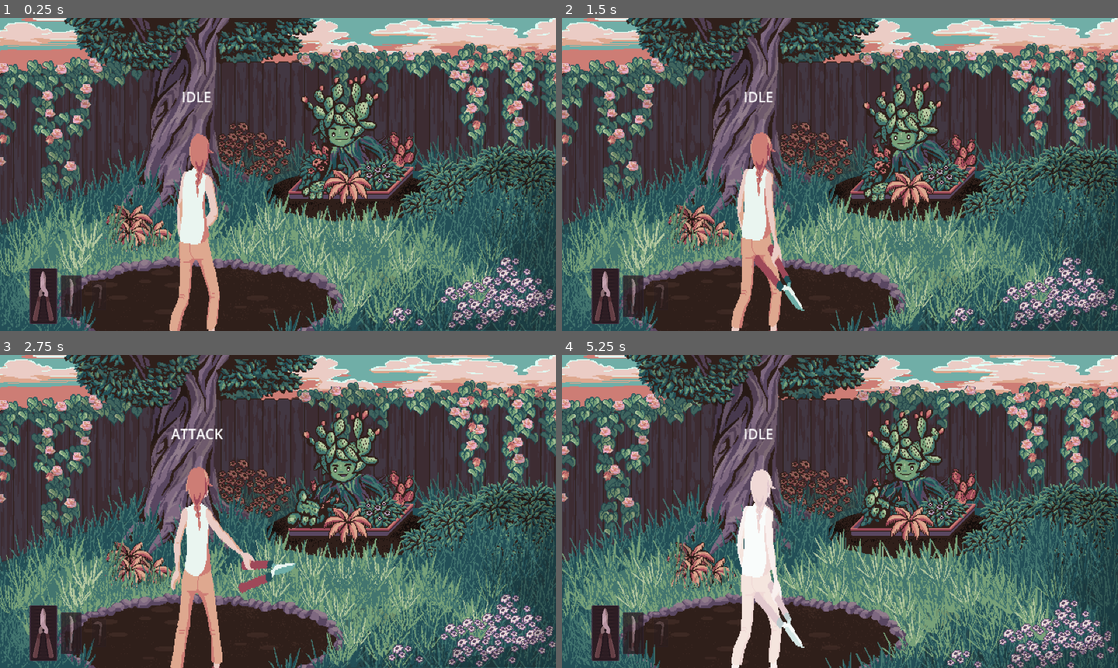
Above: before the commit, frames 1-4 (two rows, left to right).
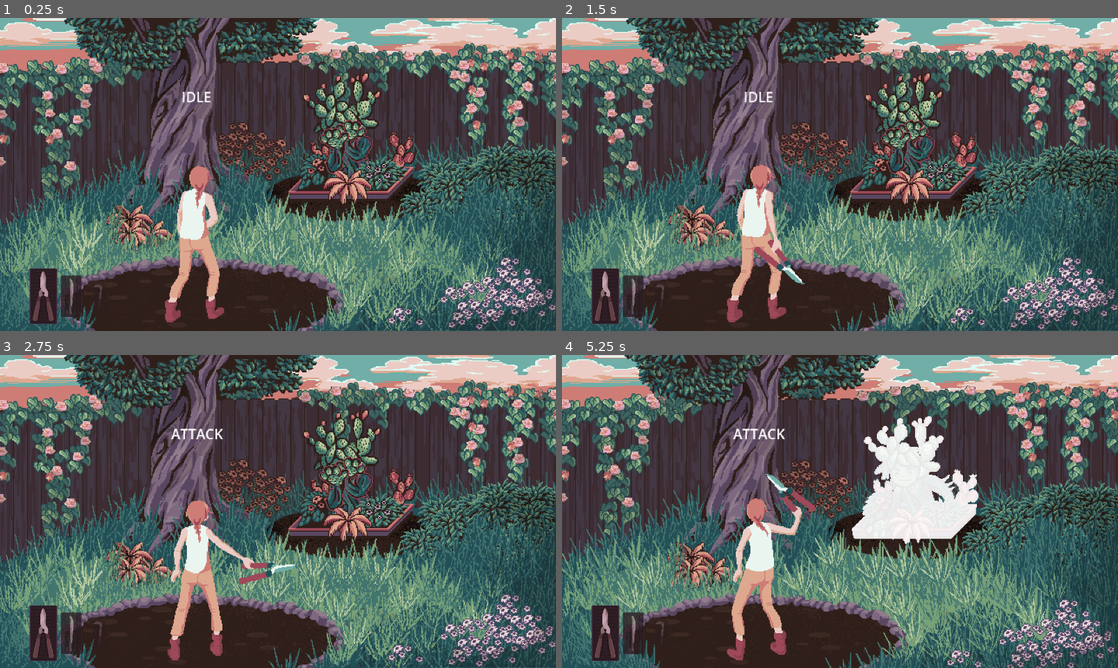
Above: after the commit, the same moments.

Repository: SrPatto/GameName-game
Game: Godot game, scene res://scenes/debug.tscn
Same seed, same stepped clock (60 frames per second), same inputs: the game is played once before the commit and once after it.
Inputs (mouse positions are in pixels of both pictures, inside the frame that each line leads up to):
- Up to frame 1 (0.25 s): no input
- Up to frame 2 (1.5 s): move the mouse to (962, 158) at 0.52 s; hold Right mouse button (block) 0.53-1.28 s; click (962, 158) at 0.6 s; move the mouse to (728, 190) at 1.27 s; right-click (728, 190) at 1.35 s
- Up to frame 3 (2.75 s): click (166, 527) at 1.55 s; move the mouse to (333, 442) at 2.02 s; hold Right mouse button (block) from 2.03 s (still down); click (333, 442) at 2.1 s
- Up to frame 4 (5.25 s): move the mouse to (812, 574) at 2.77 s; release Right mouse button (block) at 2.78 s; right-click (812, 574) at 2.85 s; click (812, 574) at 3.05 s; move the mouse to (1006, 558) at 3.52 s; hold Right mouse button (block) 3.53-4.28 s; click (1006, 558) at 3.6 s; move the mouse to (673, 464) at 4.27 s; right-click (673, 464) at 4.35 s; click (673, 464) at 4.55 s; move the mouse to (867, 511) at 5.02 s; hold Right mouse button (block) from 5.03 s (still down); click (867, 511) at 5.1 s

The runs differ from the first frame. In frame 1, 4.3% of the frame differs, in the area x 29-71%, y 17-100%; in frame 2, 6.6%; in frame 3, 5.2%; in frame 4, 9.8%, in the area x 29-75%, y 17-100%.

Commit message:
Add fight manager, win screen

Diff:
--- a/project.godot
+++ b/project.godot
@@ -23,6 +23,7 @@
 
 window/size/viewport_width=1280
 window/size/viewport_height=720
+window/stretch/mode="viewport"
 
 [input]
 
--- a/scenes/debug.tscn
+++ b/scenes/debug.tscn
@@ -5,6 +5,7 @@
 [ext_resource type="PackedScene" uid="uid://dgn7xfiwb47md" path="res://scenes/enemy.tscn" id="2_4pmxj"]
 [ext_resource type="Texture2D" uid="uid://bih6xcgsyv5n1" path="res://assets/level/SS_escenario.png" id="2_hqhvd"]
 [ext_resource type="Texture2D" uid="uid://iysnuyyfjovt" path="res://assets/level/escenario.png" id="3_3vd64"]
+[ext_resource type="PackedScene" uid="uid://ptbqwmn21gqb" path="res://scenes/managers/fight_manager.tscn" id="6_j2wbo"]
 
 [sub_resource type="AtlasTexture" id="AtlasTexture_kayp2"]
 atlas = ExtResource("2_hqhvd")
@@ -53,13 +54,14 @@
 
 [node name="Enemy" parent="." unique_id=2027346477 instance=ExtResource("2_4pmxj")]
 position = Vector2(80, -40)
+max_health = 20
 list_of_attacks = {
 "basic_attack": false,
-"basic_block": false,
+"basic_block": true,
 "saliva_spit": false,
 "strong_attack": false,
 "thornmail": false,
-"thorns_throw": true,
+"thorns_throw": false,
 "tuna_throw": false
 }
 
@@ -74,3 +76,7 @@
 z_index = -2
 texture = ExtResource("3_3vd64")
 metadata/_edit_lock_ = true
+
+[node name="FightManager" parent="." unique_id=1699300463 node_paths=PackedStringArray("enemy", "player") instance=ExtResource("6_j2wbo")]
+enemy = NodePath("../Enemy")
+player = NodePath("../player")
--- /dev/null
+++ b/scenes/game_scene.tscn
@@ -0,0 +1,21 @@
+[gd_scene format=3 uid="uid://d3fx174fhv7j2"]
+
+[ext_resource type="PackedScene" uid="uid://cu4dax3quxxsy" path="res://scenes/debug.tscn" id="1_w5aja"]
+
+[node name="game_scene" type="Node2D" unique_id=1038707665]
+
+[node name="SubViewportContainer" type="SubViewportContainer" parent="." unique_id=304579808]
+anchors_preset = 15
+anchor_right = 1.0
+anchor_bottom = 1.0
+offset_right = 640.0
+offset_bottom = 360.0
+grow_horizontal = 2
+grow_vertical = 2
+
+[node name="SubViewport" type="SubViewport" parent="SubViewportContainer" unique_id=1829208276]
+handle_input_locally = false
+size = Vector2i(640, 360)
+render_target_update_mode = 4
+
+[node name="Debug" parent="SubViewportContainer/SubViewport" unique_id=1610004360 instance=ExtResource("1_w5aja")]
--- /dev/null
+++ b/scenes/gui/screens/win_screen.tscn
@@ -0,0 +1,142 @@
+[gd_scene format=3 uid="uid://dronycikm18yf"]
+
+[ext_resource type="Script" uid="uid://dfyfawxyat3bm" path="res://scripts/gui/screens/win_screen.gd" id="1_hns8r"]
+
+[node name="WinScreen" type="Control" unique_id=1424609186]
+layout_mode = 3
+anchors_preset = 15
+anchor_right = 1.0
+anchor_bottom = 1.0
+grow_horizontal = 2
+grow_vertical = 2
+script = ExtResource("1_hns8r")
+
+[node name="CanvasLayer" type="CanvasLayer" parent="." unique_id=692279283]
+
+[node name="Panel" type="Panel" parent="CanvasLayer" unique_id=1129179995]
+custom_minimum_size = Vector2(1024, 592)
+anchors_preset = 8
+anchor_left = 0.5
+anchor_top = 0.5
+anchor_right = 0.5
+anchor_bottom = 0.5
+offset_left = -512.0
+offset_top = -296.0
+offset_right = 512.0
+offset_bottom = 296.0
+grow_horizontal = 2
+grow_vertical = 2
+
+[node name="mainContainer" type="VBoxContainer" parent="CanvasLayer/Panel" unique_id=33441875]
+custom_minimum_size = Vector2(896, 528)
+layout_mode = 1
+anchors_preset = 8
+anchor_left = 0.5
+anchor_top = 0.5
+anchor_right = 0.5
+anchor_bottom = 0.5
+offset_left = -448.0
+offset_top = -264.0
+offset_right = 448.0
+offset_bottom = 264.0
+grow_horizontal = 2
+grow_vertical = 2
+theme_override_constants/separation = 32
+
+[node name="titleLabel" type="Label" parent="CanvasLayer/Panel/mainContainer" unique_id=1083132876]
+layout_mode = 2
+theme_override_font_sizes/font_size = 64
+text = "VICTORY"
+horizontal_alignment = 1
+uppercase = true
+
+[node name="textLabel" type="Label" parent="CanvasLayer/Panel/mainContainer" unique_id=1447825394]
+layout_mode = 2
+theme_override_font_sizes/font_size = 32
+text = "Looks like he is done fighting for now..."
+horizontal_alignment = 1
+
+[node name="ScoreContainer" type="HBoxContainer" parent="CanvasLayer/Panel/mainContainer" unique_id=1140291069]
+layout_mode = 2
+theme_override_constants/separation = 128
+alignment = 1
+
+[node name="labelsContainer" type="VBoxContainer" parent="CanvasLayer/Panel/mainContainer/ScoreContainer" unique_id=84653404]
+layout_mode = 2
+size_flags_horizontal = 3
+
+[node name="timeLabel" type="Label" parent="CanvasLayer/Panel/mainContainer/ScoreContainer/labelsContainer" unique_id=1467101239]
+layout_mode = 2
+theme_override_font_sizes/font_size = 32
+text = "TIME"
+horizontal_alignment = 2
+vertical_alignment = 1
+
+[node name="healthLabel" type="Label" parent="CanvasLayer/Panel/mainContainer/ScoreContainer/labelsContainer" unique_id=746303687]
+layout_mode = 2
+theme_override_font_sizes/font_size = 32
+text = "HEALTH"
+horizontal_alignment = 2
+vertical_alignment = 1
+
+[node name="finalScoreLabel" type="Label" parent="CanvasLayer/Panel/mainContainer/ScoreContainer/labelsContainer" unique_id=1633704880]
+layout_mode = 2
+theme_override_font_sizes/font_size = 32
+text = "FINAL SCORE"
+horizontal_alignment = 2
+vertical_alignment = 1
+
+[node name="scoresContainer" type="VBoxContainer" parent="CanvasLayer/Panel/mainContainer/ScoreContainer" unique_id=452833130]
+layout_mode = 2
+size_flags_horizontal = 2
+
+[node name="time_scoreLabel" type="Label" parent="CanvasLayer/Panel/mainContainer/ScoreContainer/scoresContainer" unique_id=1308973900]
+unique_name_in_owner = true
+layout_mode = 2
+theme_override_font_sizes/font_size = 32
+text = "00:00"
+horizontal_alignment = 1
+vertical_alignment = 1
+
+[node name="health_scoreLabel" type="Label" parent="CanvasLayer/Panel/mainContainer/ScoreContainer/scoresContainer" unique_id=1055790886]
+unique_name_in_owner = true
+layout_mode = 2
+theme_override_font_sizes/font_size = 32
+text = "0/0"
+horizontal_alignment = 1
+vertical_alignment = 1
+
+[node name="finalScore_scoreLabel" type="Label" parent="CanvasLayer/Panel/mainContainer/ScoreContainer/scoresContainer" unique_id=1053131577]
+unique_name_in_owner = true
+layout_mode = 2
+theme_override_font_sizes/font_size = 32
+text = "0000"
+horizontal_alignment = 1
+vertical_alignment = 1
+
+[node name="FinalScoreStyleLabel" type="Label" parent="CanvasLayer/Panel/mainContainer" unique_id=2019669225]
+unique_name_in_owner = true
+layout_mode = 2
+theme_override_font_sizes/font_size = 48
+text = "D"
+horizontal_alignment = 1
+
+[node name="buttonsContainer" type="HBoxContainer" parent="CanvasLayer/Panel/mainContainer" unique_id=497580333]
+layout_mode = 2
+theme_override_constants/separation = 256
+alignment = 1
+
+[node name="backMenuButton" type="Button" parent="CanvasLayer/Panel/mainContainer/buttonsContainer" unique_id=238958356]
+unique_name_in_owner = true
+custom_minimum_size = Vector2(256, 64)
+layout_mode = 2
+text = "Back to Main Menu"
+
+[node name="shopButton" type="Button" parent="CanvasLayer/Panel/mainContainer/buttonsContainer" unique_id=769607334]
+unique_name_in_owner = true
+custom_minimum_size = Vector2(256, 64)
+layout_mode = 2
+text = "Back to Main Menu"
+
+[connection signal="pressed" from="CanvasLayer/Panel/mainContainer/buttonsContainer/backMenuButton" to="." method="_on_back_menu_button_pressed"]
+[connection signal="pressed" from="CanvasLayer/Panel/mainContainer/buttonsContainer/shopButton" to="." method="_on_shop_button_pressed"]
--- a/scenes/gui/transition_controller.tscn
+++ b/scenes/gui/transition_controller.tscn
@@ -28,7 +28,7 @@
 shader_parameter/shape_feather = 0.1
 shader_parameter/sectors = 1
 shader_parameter/clock_feather = 0.0
-shader_parameter/progress = 0.0
+shader_parameter/progress = 1.0
 shader_parameter/progress_bias = Vector2(0, 0)
 
 [sub_resource type="Animation" id="Animation_xsqug"]
@@ -37,7 +37,7 @@
 tracks/0/type = "value"
 tracks/0/imported = false
 tracks/0/enabled = true
-tracks/0/path = NodePath("ColorRect:material:shader_parameter/progress")
+tracks/0/path = NodePath("CanvasLayer/ColorRect:material:shader_parameter/progress")
 tracks/0/interp = 1
 tracks/0/loop_wrap = true
 tracks/0/keys = {
@@ -53,7 +53,7 @@
 tracks/0/type = "value"
 tracks/0/imported = false
 tracks/0/enabled = true
-tracks/0/path = NodePath("ColorRect:material:shader_parameter/progress")
+tracks/0/path = NodePath("CanvasLayer/ColorRect:material:shader_parameter/progress")
 tracks/0/interp = 1
 tracks/0/loop_wrap = true
 tracks/0/keys = {
@@ -68,14 +68,14 @@
 tracks/0/type = "value"
 tracks/0/imported = false
 tracks/0/enabled = true
-tracks/0/path = NodePath("ColorRect:material:shader_parameter/progress")
+tracks/0/path = NodePath("CanvasLayer/ColorRect:material:shader_parameter/progress")
 tracks/0/interp = 1
 tracks/0/loop_wrap = true
 tracks/0/keys = {
 "times": PackedFloat32Array(0),
 "transitions": PackedFloat32Array(1),
 "update": 0,
-"values": [0.0]
+"values": [1.0]
 }
 
 [sub_resource type="AnimationLibrary" id="AnimationLibrary_0pk78"]
@@ -94,17 +94,21 @@
 grow_vertical = 2
 mouse_filter = 2
 script = ExtResource("1_shvf3")
-background = NodePath("ColorRect")
-animation_player = NodePath("AnimationPlayer")
+background = NodePath("CanvasLayer/ColorRect")
+animation_player = NodePath("CanvasLayer/AnimationPlayer")
 
-[node name="ColorRect" type="ColorRect" parent="." unique_id=1099516324]
+[node name="CanvasLayer" type="CanvasLayer" parent="." unique_id=1286816206]
+layer = 4
+
+[node name="ColorRect" type="ColorRect" parent="CanvasLayer" unique_id=1099516324]
 material = SubResource("ShaderMaterial_shvf3")
-layout_mode = 1
 anchors_preset = 15
 anchor_right = 1.0
 anchor_bottom = 1.0
 grow_horizontal = 2
 grow_vertical = 2
+mouse_filter = 2
 
-[node name="AnimationPlayer" type="AnimationPlayer" parent="." unique_id=770885856]
+[node name="AnimationPlayer" type="AnimationPlayer" parent="CanvasLayer" unique_id=770885856]
+root_node = NodePath("../..")
 libraries/ = SubResource("AnimationLibrary_0pk78")
--- /dev/null
+++ b/scenes/managers/fight_manager.tscn
@@ -0,0 +1,6 @@
+[gd_scene format=3 uid="uid://ptbqwmn21gqb"]
+
+[ext_resource type="Script" uid="uid://cgsua3rhjhdvm" path="res://scripts/managers/fight_manager.gd" id="1_l385i"]
+
+[node name="FightManager" type="Node" unique_id=1699300463]
+script = ExtResource("1_l385i")
--- a/scenes/managers/scene_manager.tscn
+++ b/scenes/managers/scene_manager.tscn
@@ -1,6 +1,7 @@
 [gd_scene format=3 uid="uid://c00ko6oa6w0l4"]
 
 [ext_resource type="Script" uid="uid://ct1y1q4uxumva" path="res://scripts/managers/scene_manager.gd" id="1_i8qdd"]
+[ext_resource type="PackedScene" uid="uid://cu4dax3quxxsy" path="res://scenes/debug.tscn" id="2_hc2ek"]
 [ext_resource type="PackedScene" uid="uid://c1pi1vvpnl6sm" path="res://scenes/gui/transition_controller.tscn" id="2_oy7fy"]
 [ext_resource type="PackedScene" uid="uid://ma7cyokup1nc" path="res://scenes/managers/music_manager.tscn" id="3_idhv1"]
 
@@ -14,6 +15,8 @@
 
 [node name="world_2d" type="Node2D" parent="." unique_id=1481424665]
 
+[node name="Debug" parent="world_2d" unique_id=1610004360 instance=ExtResource("2_hc2ek")]
+
 [node name="gui" type="Control" parent="." unique_id=1971952310]
 layout_mode = 3
 anchors_preset = 0
--- a/scenes/player.tscn
+++ b/scenes/player.tscn
@@ -282,7 +282,6 @@
 
 [node name="Sprite2D" type="Sprite2D" parent="." unique_id=2046025920]
 material = SubResource("ShaderMaterial_4r5pv")
-scale = Vector2(1, 1.5)
 texture = ExtResource("2_3v2ag")
 offset = Vector2(44, 0)
 hframes = 6
--- a/scripts/enemy/enemy.gd
+++ b/scripts/enemy/enemy.gd
@@ -32,6 +32,7 @@
 var current_health := 0
 var is_dead := false
 
+var can_move := false
 var next_attack_enabled := false
 var is_blocking := false
 var has_thornmail := false
@@ -49,12 +50,10 @@
 	print("list of available attacks: ", available_attacks)
 	next_attacks = get_next_attacks(amount_of_attacks)
 	print("list of next attacks: ", next_attacks)
-
-	await get_tree().create_timer(2).timeout
 	next_attack_enabled = true
 
 func _process(delta: float) -> void:
-	if next_attack_enabled && next_move_cd.is_stopped() && !is_dead:
+	if next_attack_enabled && next_move_cd.is_stopped() && !is_dead && can_move:
 		make_next_attack()
 
 	if current_attack == "tuna_throw":
--- /dev/null
+++ b/scripts/gui/screens/win_screen.gd
@@ -0,0 +1,18 @@
+class_name WinScreen
+extends Control
+
+@onready var time_score_label: Label = %time_scoreLabel
+@onready var health_score_label: Label = %health_scoreLabel
+@onready var final_score_score_label: Label = %finalScore_scoreLabel
+@onready var final_score_style_label: Label = %FinalScoreStyleLabel
+
+@onready var back_menu_button: Button = %backMenuButton
+@onready var shop_button: Button = %shopButton
+
+
+func _on_back_menu_button_pressed() -> void:
+	pass # Replace with function body.
+
+
+func _on_shop_button_pressed() -> void:
+	pass # Replace with function body.
--- /dev/null
+++ b/scripts/managers/fight_manager.gd
@@ -0,0 +1,100 @@
+class_name Fight_Manager
+extends Node
+
+@export var enemy: Enemy
+@export var player: Player
+
+var time := 0.0
+
+var start_timer := false
+
+func _ready() -> void:
+	if !player:
+		return
+	if !enemy:
+		return
+	init_game_components()
+	start_fight()
+
+func _process(delta: float) -> void:
+	if start_timer:
+		time += delta
+
+func init_game_components():
+	start_timer = false
+	player.input_manager.disabled = true
+	enemy.can_move = false
+	player.connect("player_died", defeat)
+	enemy.connect("nopal_defeated", win)
+
+func start_fight():
+	start_timer = true
+	player.input_manager.disabled = false
+	enemy.can_move = true
+
+func disable_game():
+	start_timer = false
+	player.input_manager.disabled = true
+	enemy.can_move = false
+
+func win():
+	disable_game()
+	if !Global.scene_manager:
+		return
+	Global.scene_manager.change_gui_scene("res://scenes/gui/screens/win_screen.tscn", true, false, false)
+	if Global.scene_manager.current_gui_scene is WinScreen:
+		var win_screen: WinScreen = Global.scene_manager.current_gui_scene
+		get_final_score(win_screen)
+	print("player wins")
+
+func get_time_score(win_screen: WinScreen) -> int:
+	if !Global.scene_manager:
+		return 1
+	var minutes = int(time/ 60)
+	var seconds = time - minutes * 60
+	win_screen.time_score_label.text = ("%02d:%02d" % [minutes,seconds])
+	if time <= 90.0:
+		win_screen.time_score_label.set("theme_override_colors/font_color", Color(0.925, 0.718, 0.388, 1.0))
+		return 2
+	else:
+		win_screen.time_score_label.set("theme_override_colors/font_color", Color(1.0, 1.0, 1.0, 1.0))
+		return 1
+
+func get_health_score(win_screen: WinScreen) -> int:
+	if !Global.scene_manager:
+		return 0
+	var score = (float(player.current_health) / player.max_health) * 10
+	win_screen.health_score_label.text = ("%d/%d" % [player.current_health,player.max_health])
+	if score >= 5:
+		win_screen.health_score_label.set("theme_override_colors/font_color", Color(0.925, 0.718, 0.388, 1.0))
+	return score
+
+func get_final_score(win_screen: WinScreen):
+	if !Global.scene_manager:
+		return
+	var health_score = get_health_score(win_screen)
+	print("get_health_score: ", health_score)
+	var time_score = get_time_score(win_screen)
+	print("get_time_score: x", time_score)
+	var final_score = health_score * time_score
+	print("final_score: ", final_score)
+
+	win_screen.final_score_score_label.text = ("%02d" % final_score)
+	if final_score >= 16:
+		win_screen.final_score_style_label.text = "S"
+		win_screen.final_score_style_label.set("theme_override_colors/font_color", Color(0.925, 0.718, 0.388, 1.0))
+	elif final_score >= 12 && final_score < 16:
+		win_screen.final_score_style_label.text = "A"
+		win_screen.final_score_style_label.set("theme_override_colors/font_color", Color(0.925, 0.718, 0.388, 1.0))
+	elif final_score >= 8 && final_score < 12:
+		win_screen.final_score_style_label.text = "B"
+	elif final_score >= 4 && final_score < 8:
+		win_screen.final_score_style_label.text = "C"
+	else:
+		win_screen.final_score_style_label.text = "D"
+
+func defeat():
+	disable_game()
+
+
+	print("player loses")
--- a/scripts/managers/scene_manager.gd
+++ b/scripts/managers/scene_manager.gd
@@ -12,6 +12,7 @@
 
 func _ready() -> void:
 	Global.scene_manager = self
+	current_2d_scene = $world_2d/Debug
 	#current_gui_scene = $GUI/splash_screen_manager
 	#current_gui_scene = $gui/gui_mainMenu
 
--- a/scripts/player/FSM/states/block_state.gd
+++ b/scripts/player/FSM/states/block_state.gd
@@ -38,6 +38,7 @@
 func process_input(event: InputEvent) -> State:
 	if input_manager.realesed_block():
 		return idle_State
+
 	if parent.damaged:
 		return damaged_State
 	if parent.is_dead:
--- a/scripts/player/player.gd
+++ b/scripts/player/player.gd
@@ -47,6 +47,7 @@
 var is_parrying := false
 var is_parry_activated := false
 var has_parried := false
+var is_switching := false
 
 func _ready() -> void:
 	hurtbox.parent = self
@@ -70,12 +71,14 @@
 		change_weapon(hud.current_index.weapon)
 
 func change_weapon(new_weapon: Weapon):
+	is_switching = true
 	animation_player.play("switch")
 	current_weapon = new_weapon
 	print(current_weapon.name)
 	sprite_2d.texture = current_weapon.animation
 	hitbox.damage = current_weapon.damage
 	await animation_player.animation_finished
+	is_switching = false
 	animation_player.play("idle")
 
 func take_damage(damage: int):
@@ -84,7 +87,6 @@
 	damaged = true
 	print("current_health: ", current_health)
 	print("max_health: ", max_health)
-
 
 func enable_invulnerability():
 	blink_effect(1)
Not shown, added: scripts/gui/screens/win_screen.gd.uid
Not shown, added: scripts/managers/fight_manager.gd.uid
